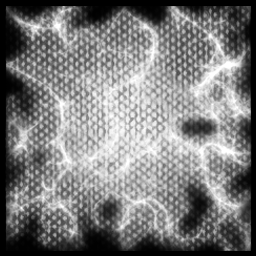
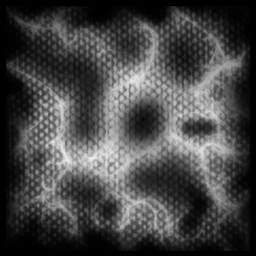
Before/after of a 256px x 256px layered artwork. What changed in the layer stack:
painted on "Layer 5" over [5, 6, 252, 251]
